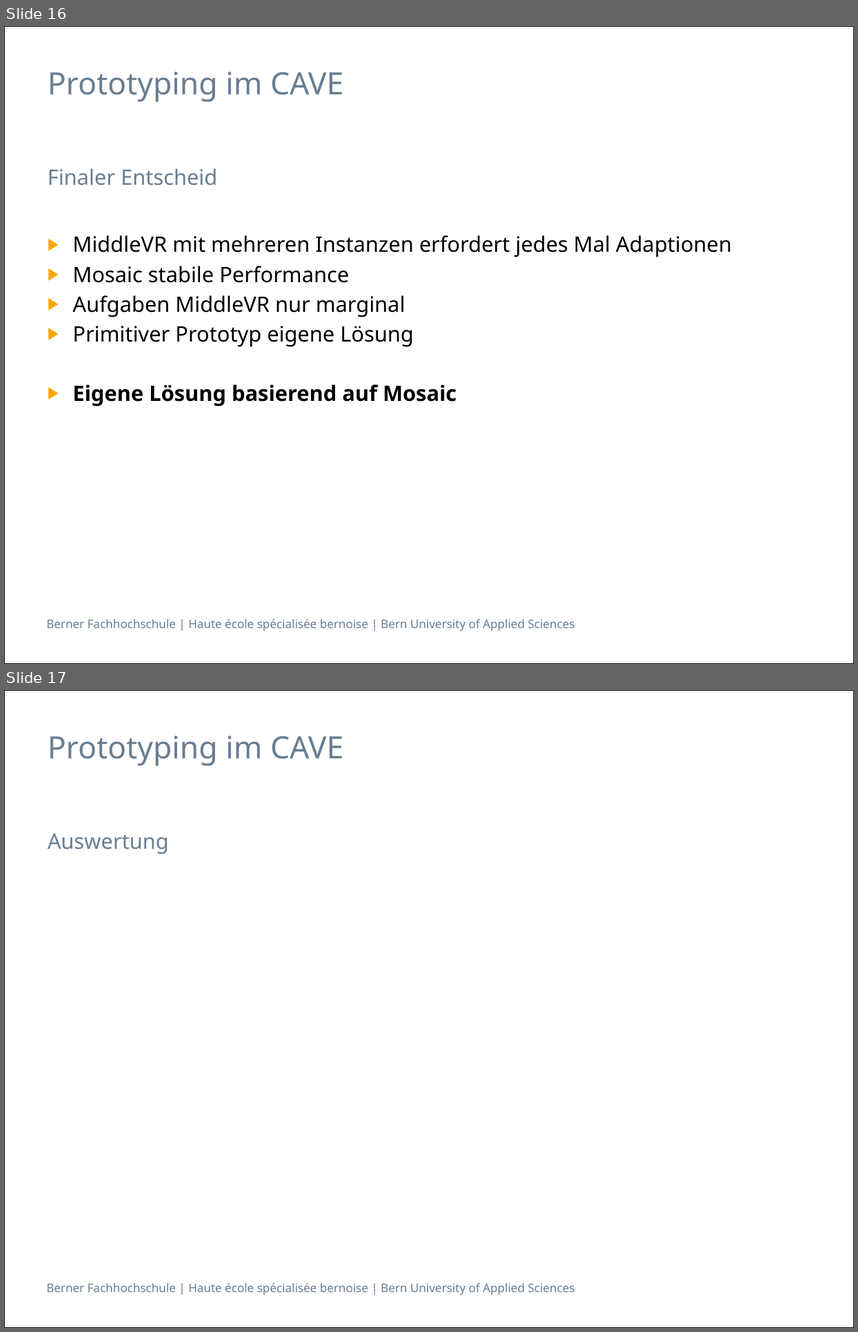
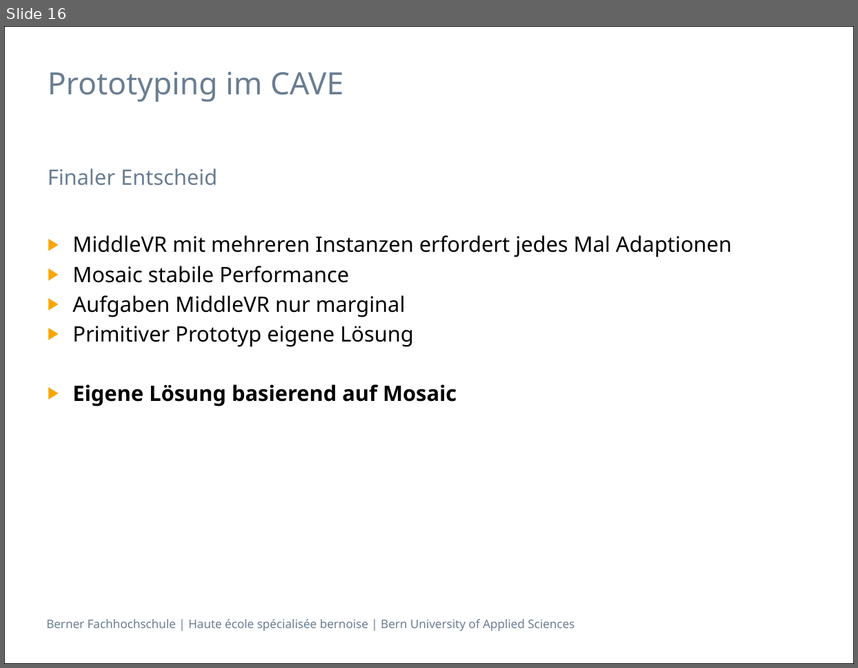
Before and after one commit to villj2/ch.bfh.cpvr.unitycave, a slide deck: docs/presentation/presentation_adolf_villiger.pptx. Shown one above the other, each under a label of ours: slides 16 and 17 before the commit, slide 16 after it. The pictures are 858x1332 and 858x668 pixels, drawn with LibreOffice and Linux fonts; fonts in the diff are those of the drawing. Boxes give left, top, right and bottom in pixels: in the first picture for what was removed or moved away, otherwise in the second. Text is boxed around its words. In the diff, an @@ line names an element or a change of style, - is before the commit and + after.

```diff
--- a/docs/presentation/presentation_adolf_villiger.pptx
+++ b/docs/presentation/presentation_adolf_villiger.pptx
@@ slide 17 removed at (4, 690, 854, 1328), background #FFFFFF; not listed: 2 template elements that a slide beside it also shows @@
@@ title removed at (47, 736, 343, 766) @@
-Prototyping im CAVE
@@ text removed at (47, 834, 169, 854) @@
-Auswertung
```
Also in this commit, not shown: 3 other files.
